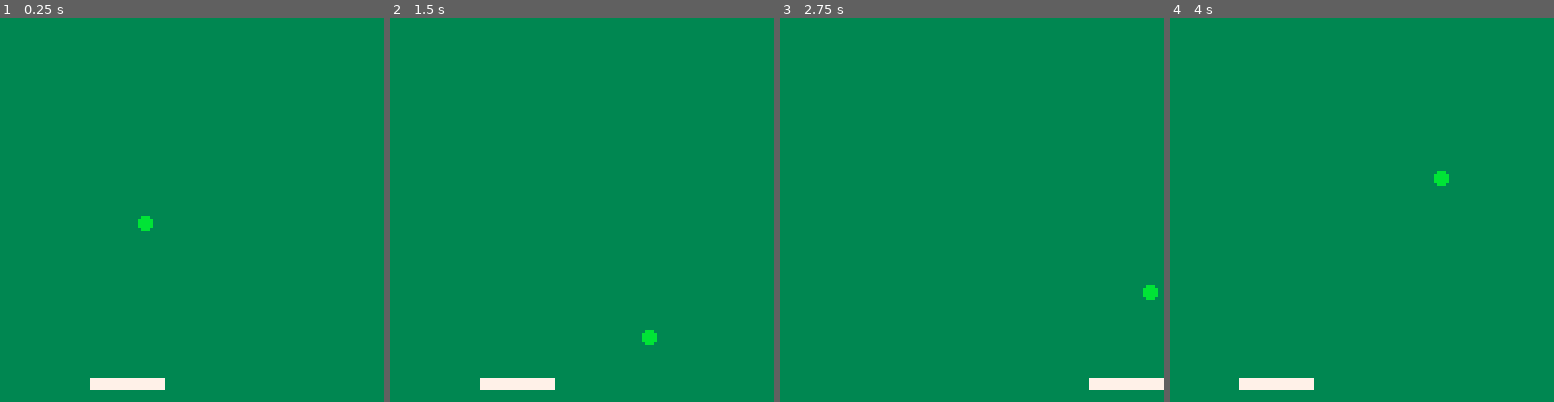
Above: before the commit, frames 1-4 (left to right).
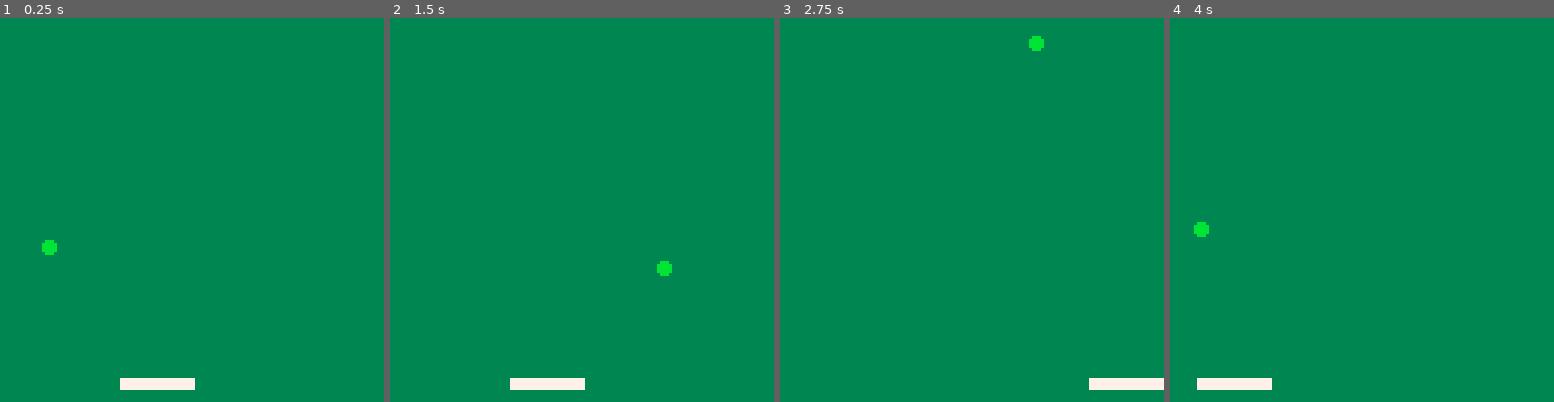
Above: after the commit, the same moments.

Repository: mattmuroya/pico-8
Game: PICO-8 cartridge carts/breakout/breakout.p8
Two runs of this game, one before a commit and one after it. Both use one fixed random seed, a clock stepped at 60 frames per second and the inputs below.
Inputs:
- Up to frame 1 (0.25 s): no input
- Up to frame 2 (1.5 s): no input
- Up to frame 3 (2.75 s): hold Right 1.6-2.1 s; hold Right from 2.47 s (still down)
- Up to frame 4 (4 s): release Right at 3.03 s; hold Left 3.08-3.58 s

The runs differ from the first frame. In frame 1, 0.7% of the frame differs, in the area x 10-51%, y 51-97%; in frame 2, 0.7%; in frame 3, 0.3%; in frame 4, 0.9%, in the area x 6-73%, y 39-97%.

Commit message:
Bug fixes and improved collision detection

Diff:
--- a/carts/breakout/breakout.p8
+++ b/carts/breakout/breakout.p8
@@ -6,32 +6,42 @@
 	printh("> " .. tostr(input))
 end
 
+function opposite_dir(a, b)
+	return a.dx ~= 0 and b.dx ~=0 and a.dx ~ b.dx < 0
+end
+
 function _init()
 	cls()
+
+	initial_speed = 1
+
+	prev_collided = false
+	prev_defl_x = false
 
 	paddle = {}
 	paddle.w = 24
 	paddle.h = 3
-	paddle.x = 30
+	paddle.x = 40
 	paddle.y = 120
 	paddle.dx = 0
 
 	ball = {}
 	ball.r = 2
-	ball.x = 40
+	ball.x = 0
 	ball.y = 60
-	ball.dx = 1
-	ball.dy = 1
+	ball.dx = initial_speed
+	ball.dy = initial_speed
 	ball.c = 11
 end
 
-function _update()
+function _update60()
 	-- dampen paddle speed
-	paddle.dx *= .5
+	paddle.dx *= 0.6
+	if abs(paddle.dx) < 0.5 then paddle.dx = 0 end
 
 	-- get input and set paddle speed
-	if btn(0) then paddle.dx = -5 end
-	if btn(1) then paddle.dx = 5 end
+	if btn(0) then paddle.dx = -3 end
+	if btn(1) then paddle.dx = 3 end
 
 	-- move paddle
 	paddle.x += paddle.dx
@@ -44,40 +54,42 @@
 	ball.x += ball.dx
 	ball.y += ball.dy
 
-	-- collide ball with paddle
-	if collide(ball, paddle) then
-		-- to-do: reset position if overlapping paddle
-		if deflect_x(ball,paddle) then ball.dx = -ball.dx
-		else ball.dy = -ball.dy end
-		sfx(1)
-	end
-
 	-- collide ball with wall; reset position if out of bounds
 	if ball.x + ball.r > 127 then
 		ball.x = 127 - ball.r
 		ball.dx = -ball.dx
-	sfx(0)
+		sfx(0)
 	end
 	if ball.x - ball.r < 0 then
 		ball.x = ball.r
 		ball.dx = -ball.dx
-	sfx(0)
-	end
-	if ball.y + ball.r > 127 then
-		ball.y = 127 - ball.r
-		ball.dy = -ball.dy
 		sfx(0)
 	end
-	if ball.y -ball.r < 0 then
+	if ball.y - ball.r < 0 then
 		ball.y = ball.r
 		ball.dy = -ball.dy
 		sfx(0)
 	end
+	if ball.y + ball.r > 127 then
+		ball.x = 40
+		ball.y = 60
+		ball.dy = initial_speed
+		ball.dx = initial_speed
+		sfx(0)
+	end
 
-	-- to-do: revisit alternate wall collision logic; necessary to reset position?
-	-- if ball.x >= 127 - ball.r or ball.x <= ball.r then ball.dx = -ball.dx sfx(0) end
-	-- if ball.y >= 127 - ball.r or ball.y <= ball.r then ball.dy = -ball.dy sfx(0) end
+	-- collide ball with paddle
+	if collide(ball, paddle) then
+		if not prev_collided then
+			if prev_defl_x then ball.dx = -ball.dx end
+			ball.dy = -ball.dy
+		end
+		prev_collided = true
+	else
+		prev_collided = false
+	end
 
+	prev_defl_x = deflect_x(ball, paddle)
 end
 
 function _draw()
@@ -90,7 +102,7 @@
 	return not (
 		rect.y - ball.y > ball.r + 1
 			or ball.y - (rect.y + rect.h) > ball.r + 1
-			or rect.x - ball.x > ball.r + 1
+			or rect.x - ball.x > ball.r + 2
 			or ball.x - (rect.x + rect.w) > ball.r + 1
 	)
 end
@@ -100,32 +112,28 @@
 	if ball.dy == 0 then return true end
 
 	local slope = ball.dy / ball.dx
-	local dist_to_corner_x, dist_to_corner_y
+	local corner_dx, corner_dy
 
-	if slope > 0 then
-		if ball.dx > 0 then
-			if ball.x >= rect.x then return false end
-			dist_to_corner_x = rect.x - ball.x
-			dist_to_corner_y = rect.y - ball.y
-		else
-			if ball.x <= rect.x + rect.w then return false end
-			dist_to_corner_x = (rect.x + rect.w) - ball.x
-			dist_to_corner_y = (rect.y + rect.h) - ball.y
-		end
-		slope_to_corner = dist_to_corner_y / dist_to_corner_x
-		return slope > slope_to_corner
-	else
-		if ball.dx > 0 then
-			if ball.x >= rect.x then return false end
-			dist_to_corner_x = rect.x - ball.x
-			dist_to_corner_y = (rect.y + rect.h) - ball.y
-		else
-			if ball.x <= rect.x + rect.w then return false end
-			dist_to_corner_x = (rect.x + rect.w) - ball.x
-			dist_to_corner_y = rect.y - ball.y
-		end
-		slope_to_corner = dist_to_corner_y / dist_to_corner_x
-		return slope < slope_to_corner
+	if slope > 0 and ball.dx > 0 then
+	-- ball moving SE
+		corner_dx = rect.x - ball.x
+		corner_dy = rect.y - ball.y
+		return corner_dx >= 0 and slope >= corner_dy / corner_dx
+	elseif slope > 0 and ball.dx < 0 then
+	--ball moving NW
+		corner_dx = rect.x + rect.w - ball.x
+		corner_dy = rect.y + rect.h - ball.y
+		return corner_dx <= 0 and slope >= corner_dy / corner_dx
+	elseif slope < 0 and ball.dx > 0 then
+	-- ball moving NE
+		corner_dx = rect.x - ball.x
+		corner_dy = rect.y + rect.h - ball.y
+		return corner_dx >= 0 and slope <= corner_dy / corner_dx
+	elseif slope < 0 and ball.dx < 0 then
+	-- ball moving SW
+		corner_dx = rect.x + rect.w - ball.x
+		corner_dy = rect.y - ball.y
+		return corner_dx <= 0 and slope <= corner_dy / corner_dx
 	end
 end
 
